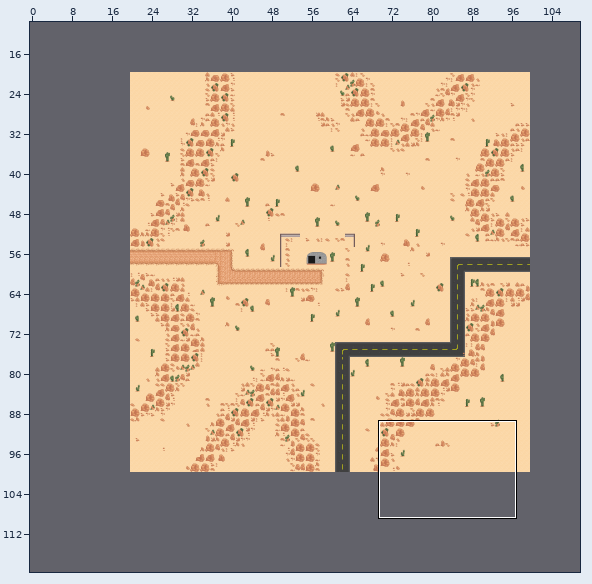
An edit to a level. Tiled map, scenes/map/arcadeTheBunker.tmx. Above: a wide view before the commit, with the close-up outlined.
Close-up. First the earlier version:
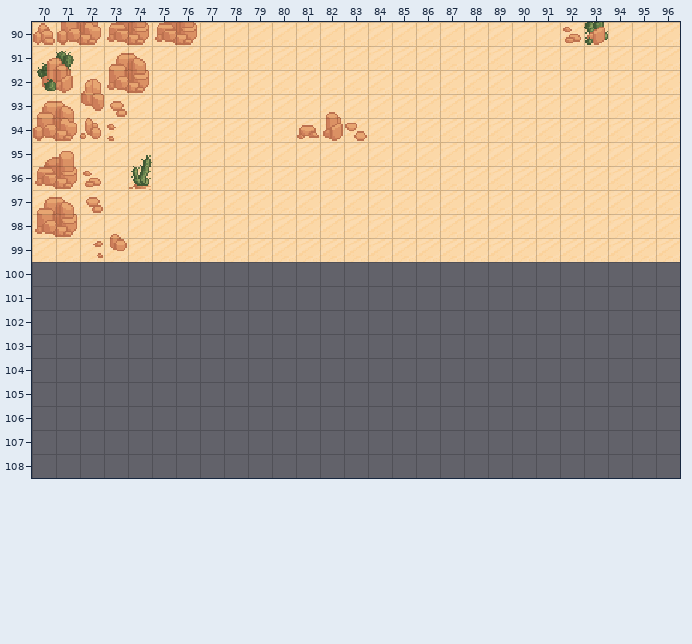
Cells are 16x16 px. Shown: x 70..96, y 90..108. The commit also changed other parts of the map, which this record leaves out. The old version is drawn lined up with the new one.
The same view after the edit:
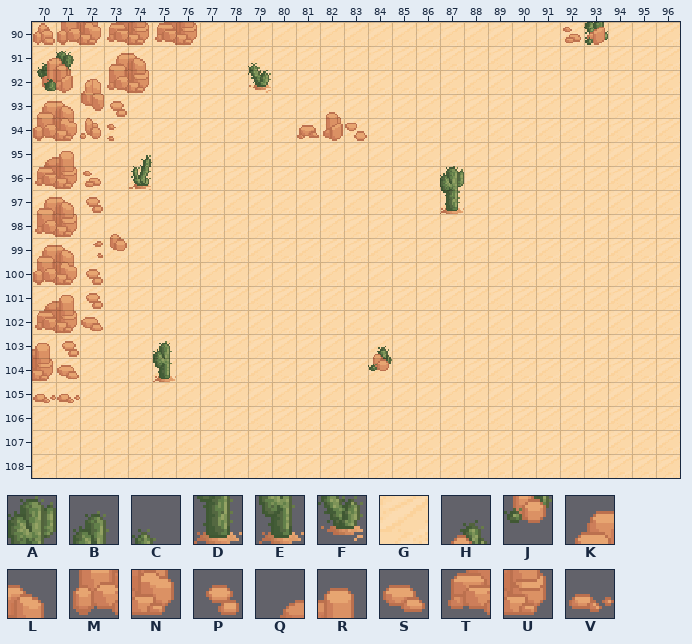
Key: from "tileset": A 6, B 8, C 10, D 38, E 40, F 42, G 68, H 72, J 104, K 134, L 135, M 166, N 167, P 193, Q 198, R 199, S 225, T 230, U 231, V 256.
_ is an empty cell.
Edits made:
map size 80x80 -> 120x120 cells (old content now starts at 20,20; both pictures use the new coordinates)
Layer "ground":
y 100..108: x 70..96 ___________________________ -> GGGGGGGGGGGGGGGGGGGGGGGGGGG
Layer "whatever":
y 91: x 79 _ -> C
y 92: x 79 _ -> F
y 96: x 87 _ -> A
y 97: x 87 _ -> D
y 99: x 70..71 __ -> KL
y 100: x 70..72 ___ -> MNP
y 101: x 70..72 ___ -> QRP
y 102: x 70..72 ___ -> TUS
y 103: x 70..71 __ -> RP; x 75 _ -> B; x 84 _ -> H
y 104: x 70..71 __ -> US; x 75 _ -> E; x 84 _ -> J
y 105: x 70..71 __ -> VV
